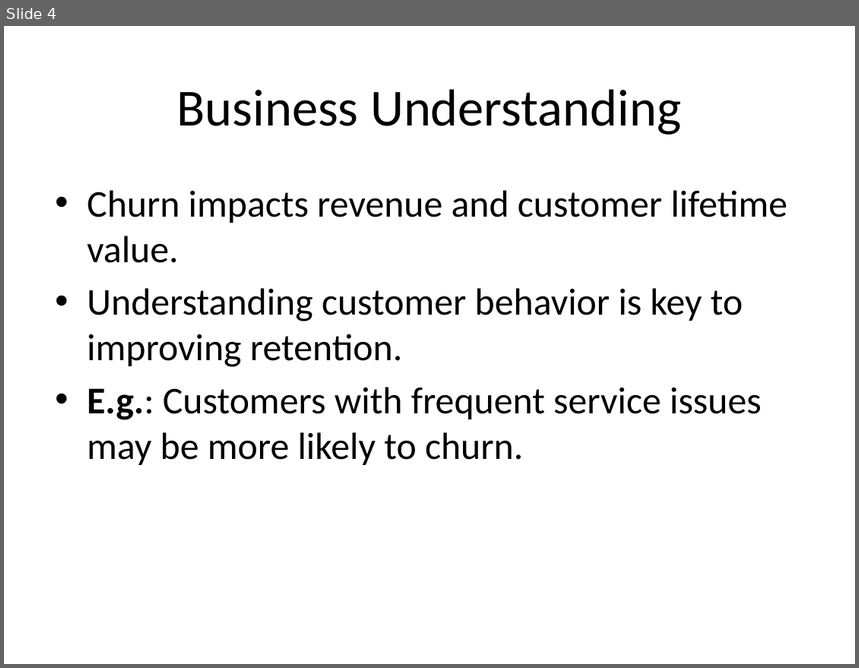
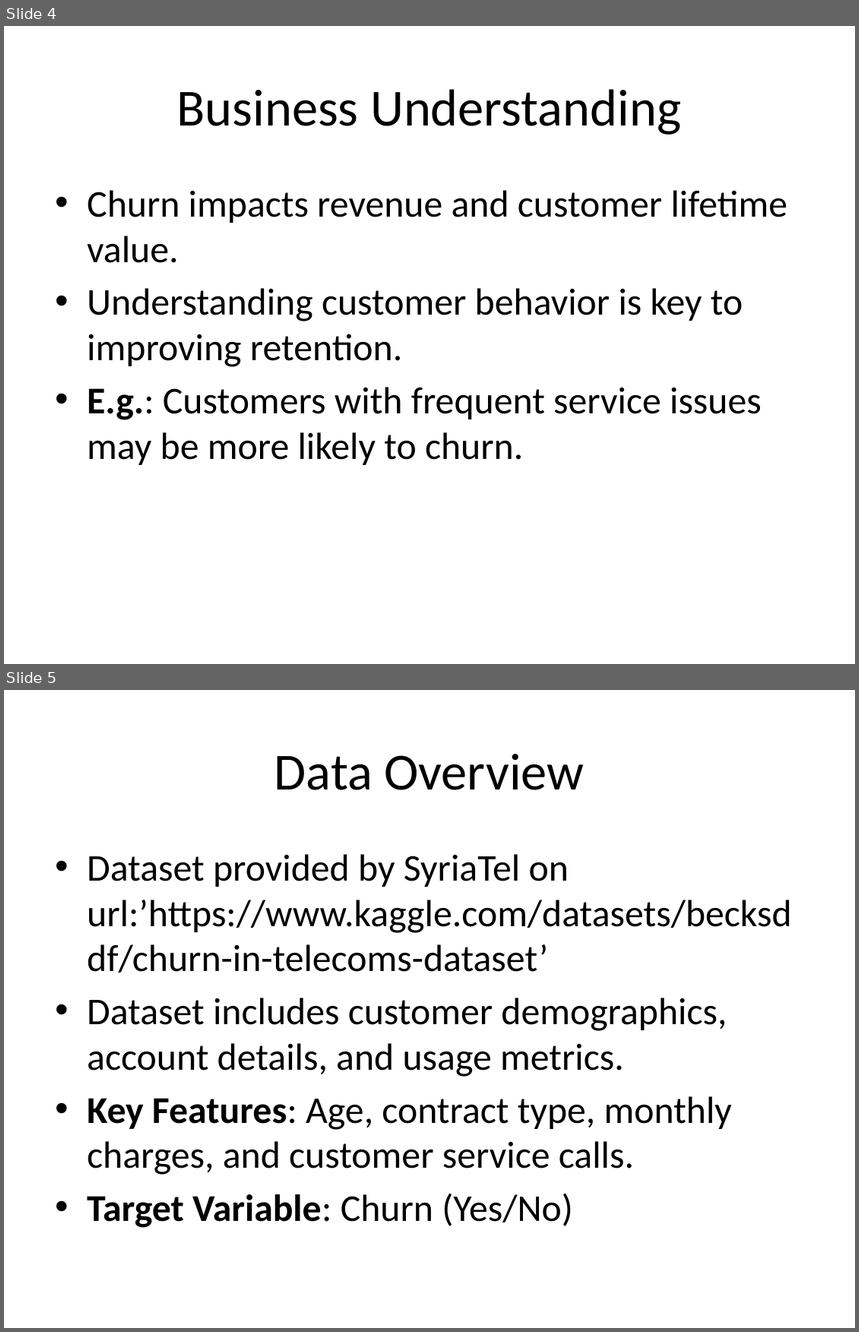
Before and after one commit to wawerukahuthu/PHASE-3-PROJECT, a slide deck: Predicting Customer Churn for SyriaTel.pptx. Shown one above the other, each under a label of ours: slide 4 before the commit, slides 4 and 5 after it. The pictures are 859x668 and 859x1332 pixels, drawn with LibreOffice and Linux fonts; fonts in the diff are those of the drawing. Boxes give left, top, right and bottom in pixels: in the first picture for what was removed or moved away, otherwise in the second. Text is boxed around its words. In the diff, an @@ line names an element or a change of style, - is before the commit and + after.

```diff
--- a/Predicting Customer Churn for SyriaTel.pptx
+++ b/Predicting Customer Churn for SyriaTel.pptx
@@ slide 5 added at [4,690,855,1328], background #FFFFFF @@
@@ title added at [275,754,584,790], 44 pt, text #000000 @@
+Data Overview
@@ text added at [87,854,791,1228], 32 pt, text #000000 @@
+• Dataset provided by SyriaTel on url:’https://www.kaggle.com/datasets/becksddf/churn-in-telecoms-dataset’
+• Dataset includes customer demographics, account details, and usage metrics.
+• Key Features: Age, contract type, monthly charges, and customer service calls.
+• Target Variable: Churn (Yes/No)
```
Also in this commit, not shown: 10 other slides added, 1 slide removed, 2 other files.
